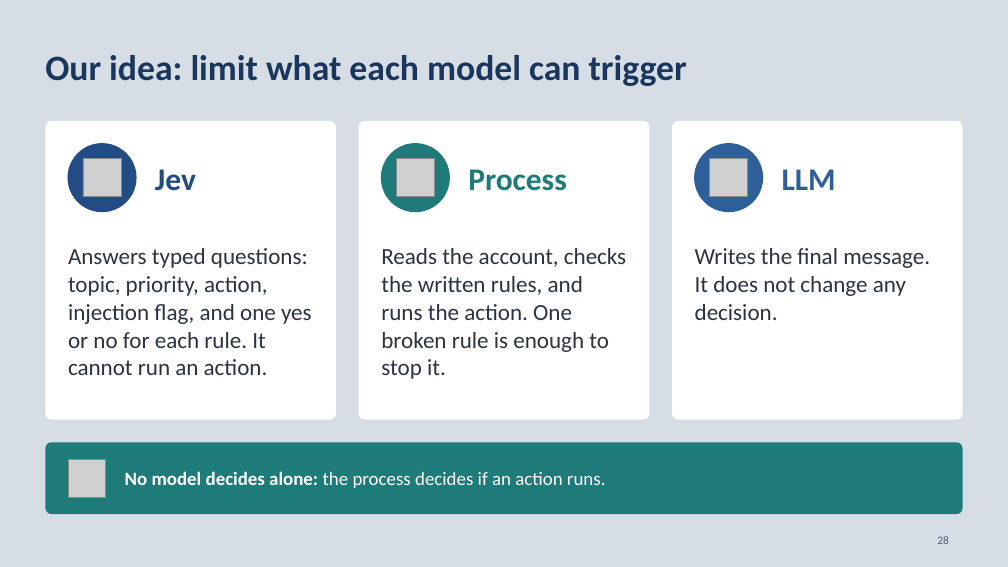
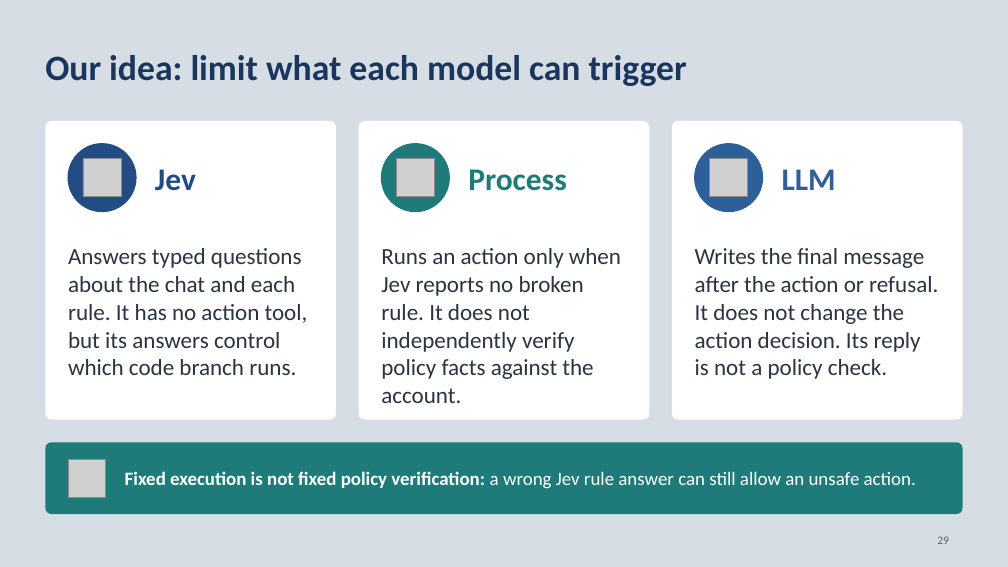
Before and after one commit to neilonthesky/english-presentation, a slide deck: slide 29 of slides/deck.pptx (slide 28 before the commit). Drawn at 1008x567 pixels with LibreOffice and Linux fonts; fonts in the diff are those of the drawing; grey boxes stand for pictures. Boxes give left, top, right and bottom in pixels: in the first picture for what was removed or moved away, otherwise in the second. Text is boxed around its words. In the diff, an @@ line names an element or a change of style, - is before the commit and + after.

```diff
--- a/slides/deck.pptx
+++ b/slides/deck.pptx
@@ text at [68, 248, 308, 375]: text changed @@
-Answers typed questions: topic, priority, action, injection flag, and one yes or no for each rule. It cannot run an action.
+Answers typed questions about the chat and each rule. It has no action tool, but its answers control which code branch runs.
@@ text at [381, 248, 621, 403]: text changed @@
-Reads the account, checks the written rules, and runs the action. One broken rule is enough to stop it.
+Runs an action only when Jev reports no broken rule. It does not independently verify policy facts against the account.
@@ text at [695, 248, 938, 379]: text changed @@
-Writes the final message. It does not change any decision.
+Writes the final message after the action or refusal. It does not change the action decision. Its reply is not a policy check.
@@ text at [125, 471, 916, 489]: text changed @@
-No model decides alone: the process decides if an action runs.
+Fixed execution is not fixed policy verification: a wrong Jev rule answer can still allow an unsafe action.
```
Also in this commit, not shown: 12 other slides changed, 1 slide added, 1 other file.
